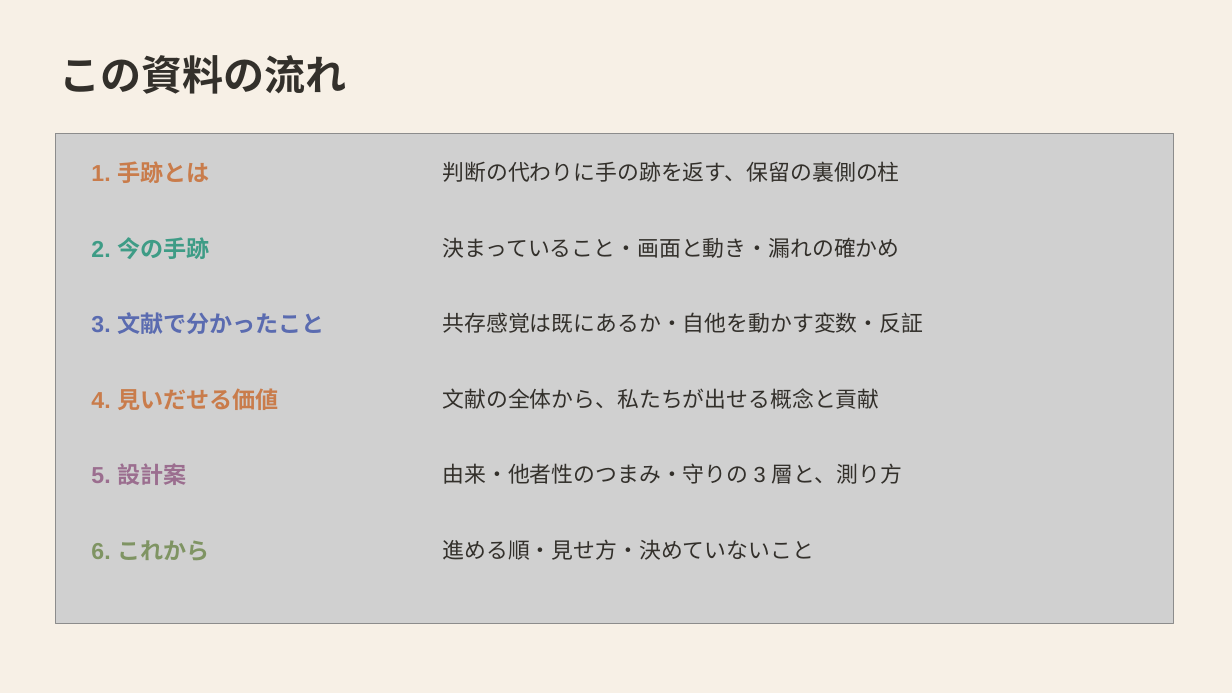
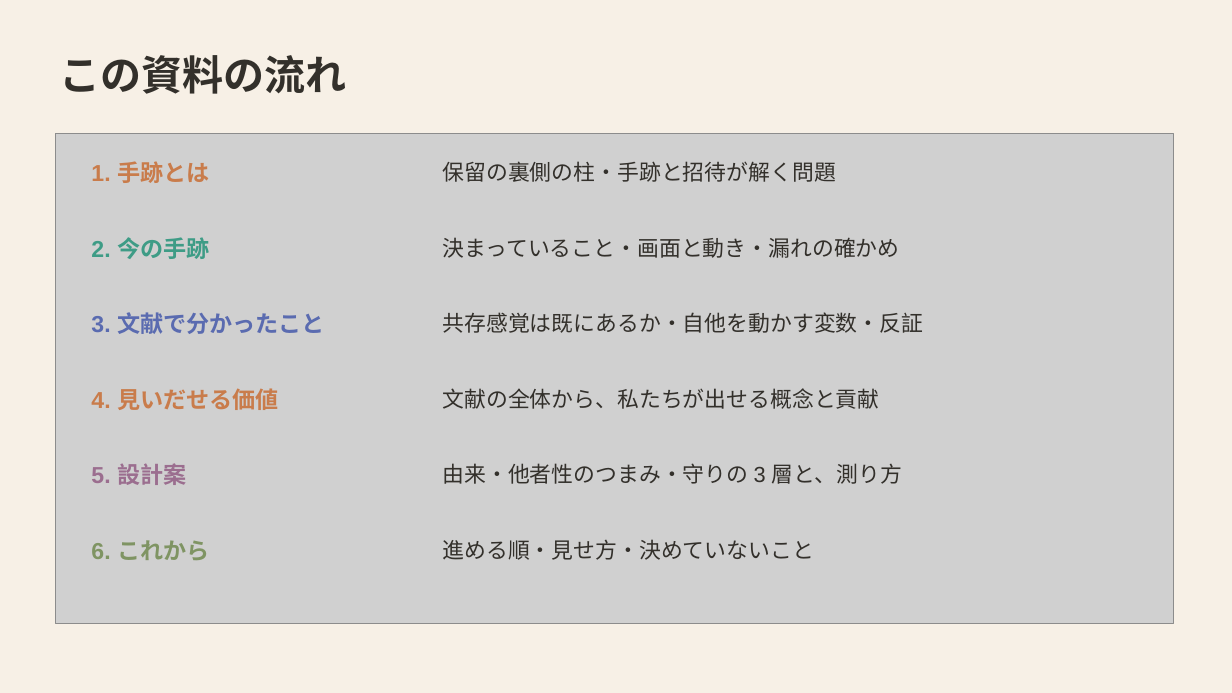
Before and after one commit to mikotomiura/GSE-prototype, a slide deck: slide 2 of docs/slides/project-overview/GSE_handmark_design.pptx. Drawn at 1232x693 pixels with LibreOffice and Linux fonts; fonts in the diff are those of the drawing; grey boxes stand for pictures. Boxes give left, top, right and bottom in pixels: in the first picture for what was removed or moved away, otherwise in the second. Text is boxed around its words. In the diff, an @@ line names an element or a change of style, - is before the commit and + after.

```diff
--- a/docs/slides/project-overview/GSE_handmark_design.pptx
+++ b/docs/slides/project-overview/GSE_handmark_design.pptx
@@ text at [443, 161, 836, 182]: text changed @@
-判断の代わりに手の跡を返す、保留の裏側の柱
+保留の裏側の柱・手跡と招待が解く問題
```
Also in this commit, not shown: 1 slide added, 3 other files.
